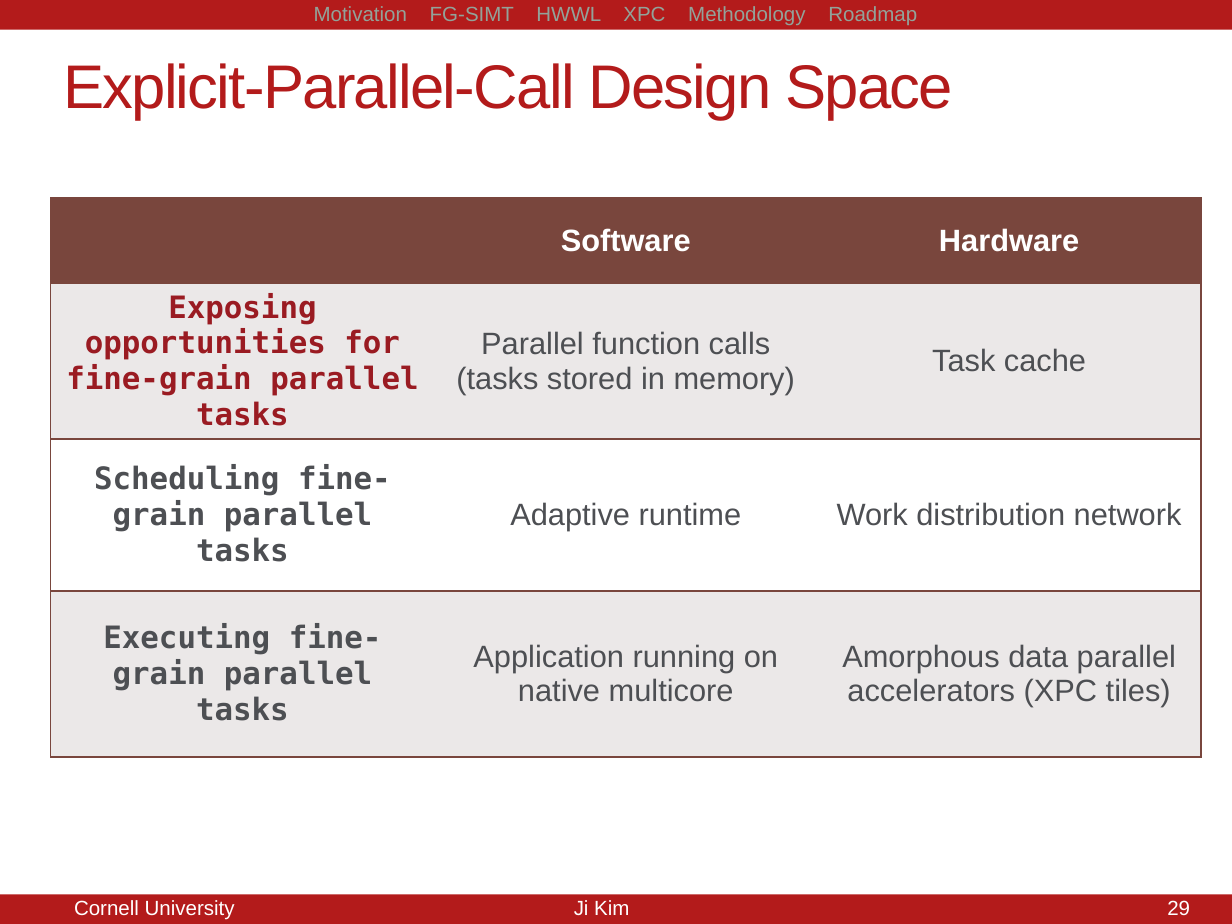
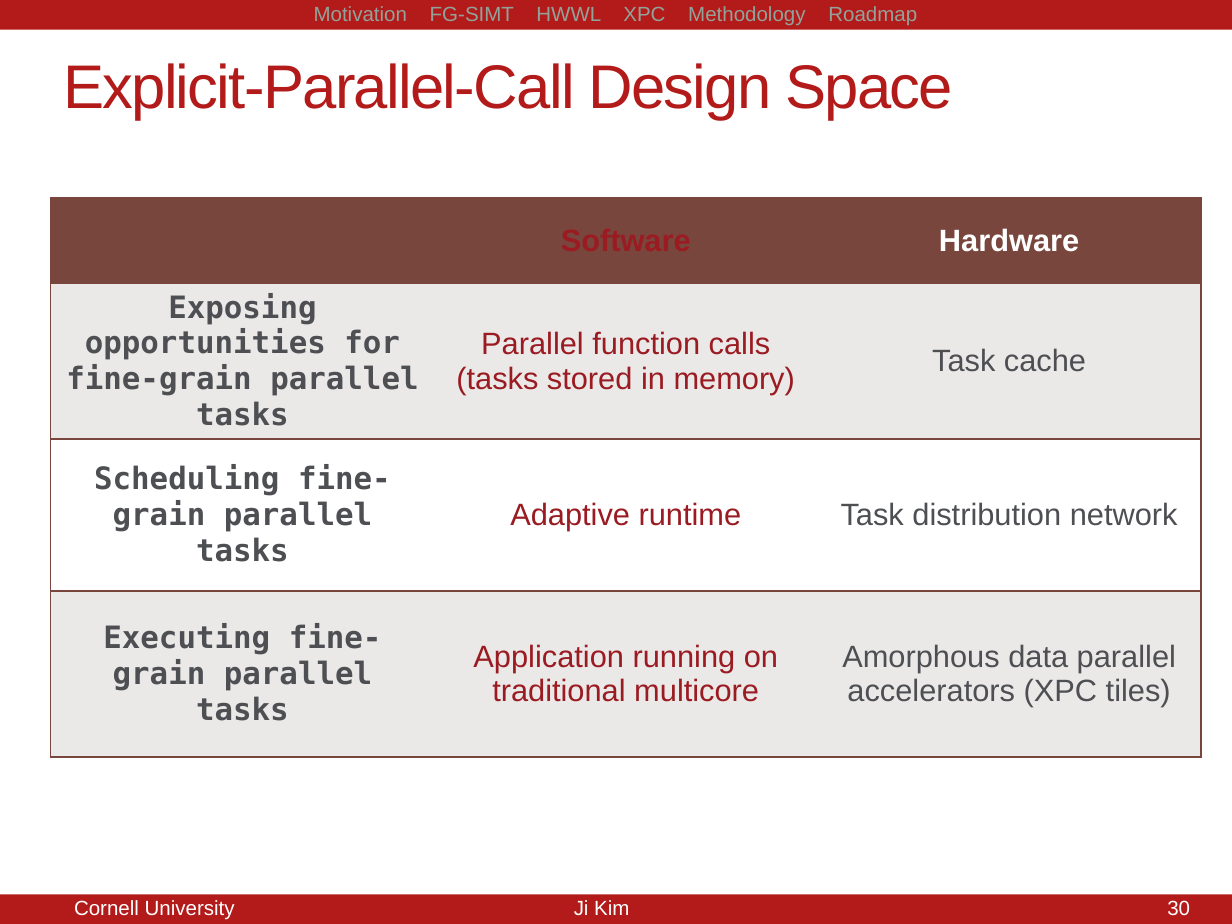
Before and after one commit to jyk46/presentation-csl-aexam, a slide deck: slide 30 of a-exam-10082014.pptx (slide 29 before the commit). Drawn at 1232x924 pixels with LibreOffice and Linux fonts; fonts in the diff are those of the drawing. Boxes give left, top, right and bottom in pixels: in the first picture for what was removed or moved away, otherwise in the second. Text is boxed around its words. In the diff, an @@ line names an element or a change of style, - is before the commit and + after.

```diff
--- a/a-exam-10082014.pptx
+++ b/a-exam-10082014.pptx
@@ table at (51, 198, 1200, 763) @@
-row 3, column 3: Work distribution network
+row 3, column 3: Task distribution network
-row 4, column 2: Application running on native multicore
+row 4, column 2: Application running on traditional multicore
@@ text colour #FFFFFF to #9A1B22 in "Software" @@
@@ text colour #9A1B22 to #4D4F53 in "Exposing opportunities for fine-grain parallel tasks" @@
@@ text colour #4D4F53 to #9A1B22 in "Parallel function calls (tasks stored in memory)", "Adaptive runtime" @@
@@ page number at (1139, 900, 1190, 915): text changed @@
-29/21
+30/21
@@ page number at (1167, 900, 1190, 915): text changed @@
-29
+30
```
Also in this commit, not shown: 18 other slides changed, 4 slides added, 2 slides removed, 7 other files.
